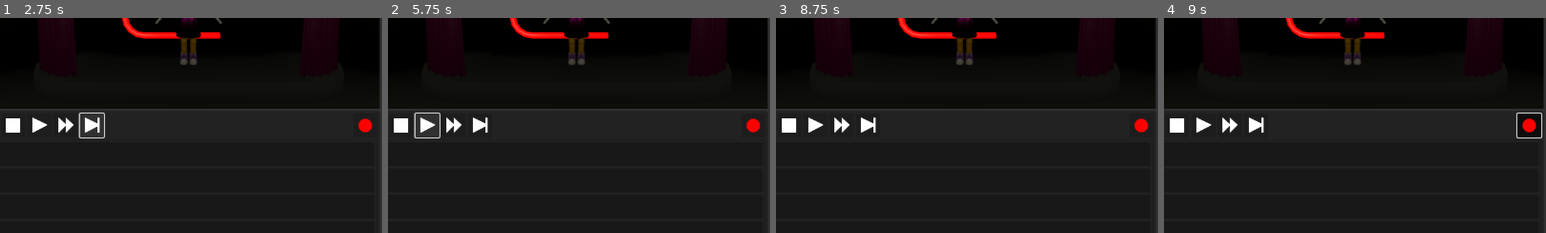
Above: before the commit, frames 1-4 (left to right).
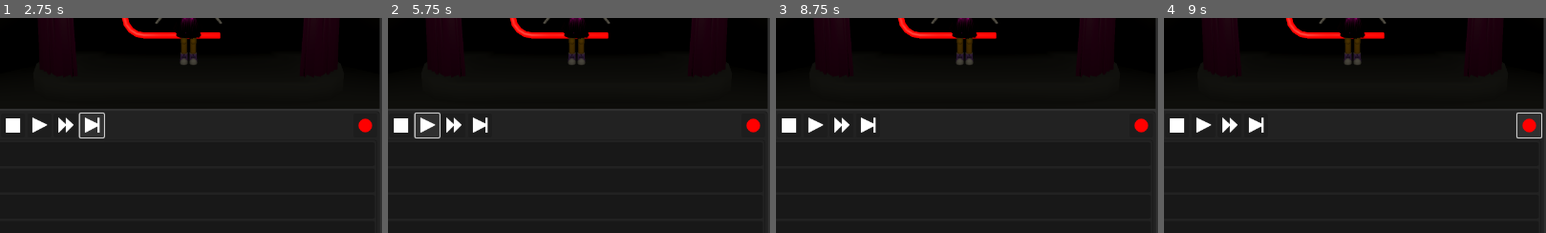
Above: after the commit, the same moments.

Repository: pizzaperp95/PneumaticPlaything
Game: Godot game, scene res://Scenes/GUI/EditorScreen.tscn
Same seed, same stepped clock (60 frames per second), same inputs: the game is played once before the commit and once after it.
Inputs (mouse positions are % of the whole screen's width and height, from its top left):
- Up to frame 1 (2.75 s): click (52, 61) at 0.5 s; click (59, 61) at 1.25 s; click (62, 61) at 2 s
- Up to frame 2 (5.75 s): click "New Showtape" at 2.75 s; click "New Showtape" at 3.5 s; click (55, 61) at 4.25 s; click (55, 61) at 5 s
- Up to frame 3 (8.75 s): click (38, 61) at 5.75 s; click (41, 61) at 6.5 s; click (45, 61) at 7.25 s; click "Helen House (Custom)" at 8 s
- Up to frame 4 (9 s): click (98, 61) at 8.75 s
The pictures show only the part of the screen within x 50-100%, y 36-86%; the shares and areas given below are measured in that part.

Frames 1-3 are identical in both runs. In frame 4, 0.5% of the frame differs, in the area x 92-99%, y 44-56%.

Commit message:
fix yet another bug

Diff:
--- a/Scripts/EditorScreen.gd
+++ b/Scripts/EditorScreen.gd
@@ -92,19 +92,16 @@
 func _on_play_backwards_button_pressed() -> void:
 	playback_rate = -1
 	playing = true
-	recording = false
-	end_recording.emit()
+	$SequencerPanel/TransportControls/RecordButton.button_pressed = false
 
 func _on_fast_backwards_button_pressed() -> void:
 	playback_rate = -2
 	playing = true
-	recording = false
-	end_recording.emit()
+	$SequencerPanel/TransportControls/RecordButton.button_pressed = false
 
 func _on_step_backwards_button_pressed() -> void:
 	playing = false
-	recording = false
-	end_recording.emit()
+	$SequencerPanel/TransportControls/RecordButton.button_pressed = false
 	if (index != 0):
 		step.emit(-1)
 		index -= 1
@@ -113,13 +110,11 @@
 func _on_fast_forward_button_pressed() -> void:
 	playback_rate = 2
 	playing = true
-	recording = false
-	end_recording.emit()
+	$SequencerPanel/TransportControls/RecordButton.button_pressed = false
 
 func _on_step_forward_button_pressed() -> void:
 	playing = false
-	recording = false
-	end_recording.emit()
+	$SequencerPanel/TransportControls/RecordButton.button_pressed = false
 	step.emit(1)
 	index += 1
 	update_time_label()
@@ -131,8 +126,7 @@
 
 func _on_stop_button_pressed() -> void:
 	playing = false
-	recording = false
+	$SequencerPanel/TransportControls/RecordButton.button_pressed = false
 	index = 0
-	end_recording.emit()
 	return_to_zero.emit()
 	update_time_label()
